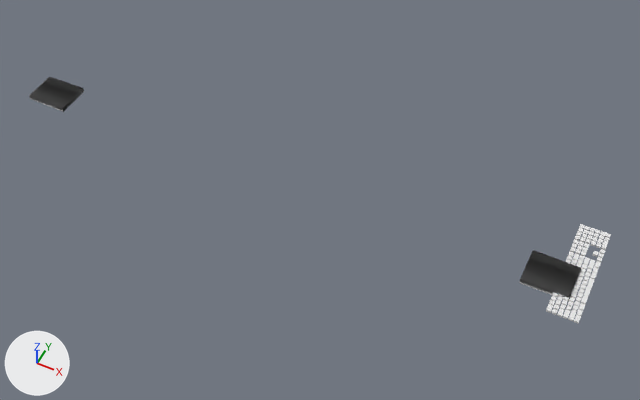
Before and after pictures for a commit that changed the glTF model lab_viewer/assets/models/apple_magic_keyboard.glb.
One viewpoint serves both versions: a 50 mm lens placed at (0.139, -0.252, 0.301), pointed at (0.016, -0.005, -0.008). Lighting does not change. The marker at lower left points along +X, +Y and +Z. The older version comes first.
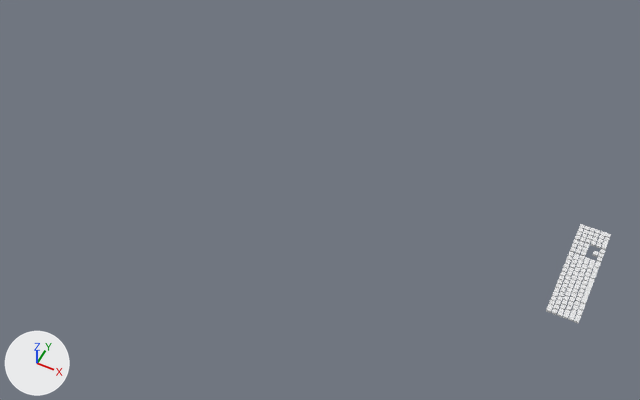
Not visible in the pictures: 'mesh_4'.

The newer file is also rescaled (x5.579), turned or shifted as a whole; pictures and numbers use the older file's frame.

Location of each change, (x1, y1, x2, y2) in pixels of the pictures (640 x 400 px):
```json
{"object": "mesh_5", "change": "deleted", "before": [29, 77, 581, 301]}
```

The change, as JSON lines over the scene's bpy script:
```json
{"op": "remove", "block": "ob_mesh_4", "code": ["ob_mesh_4 = bpy.data.objects.new('mesh_4', me_mesh_4)", "ob_mesh_4.location = (0.0, 0.0, 0.0)"]}
{"op": "remove", "block": "ob_mesh_5", "code": ["ob_mesh_5 = bpy.data.objects.new('mesh_5', me_mesh_5)", "ob_mesh_5.location = (0.0, 0.0, 0.0)"]}
```
